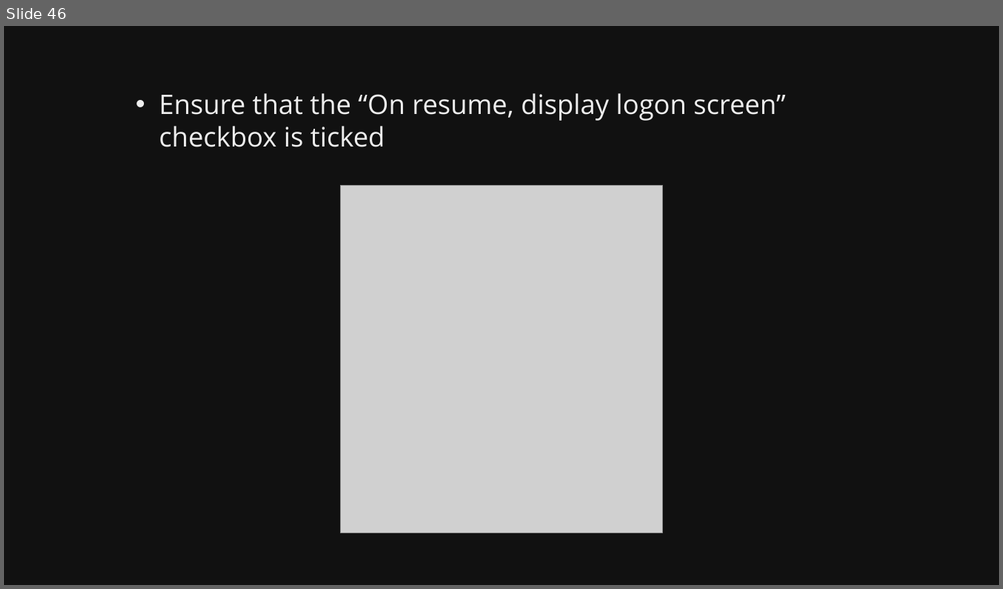
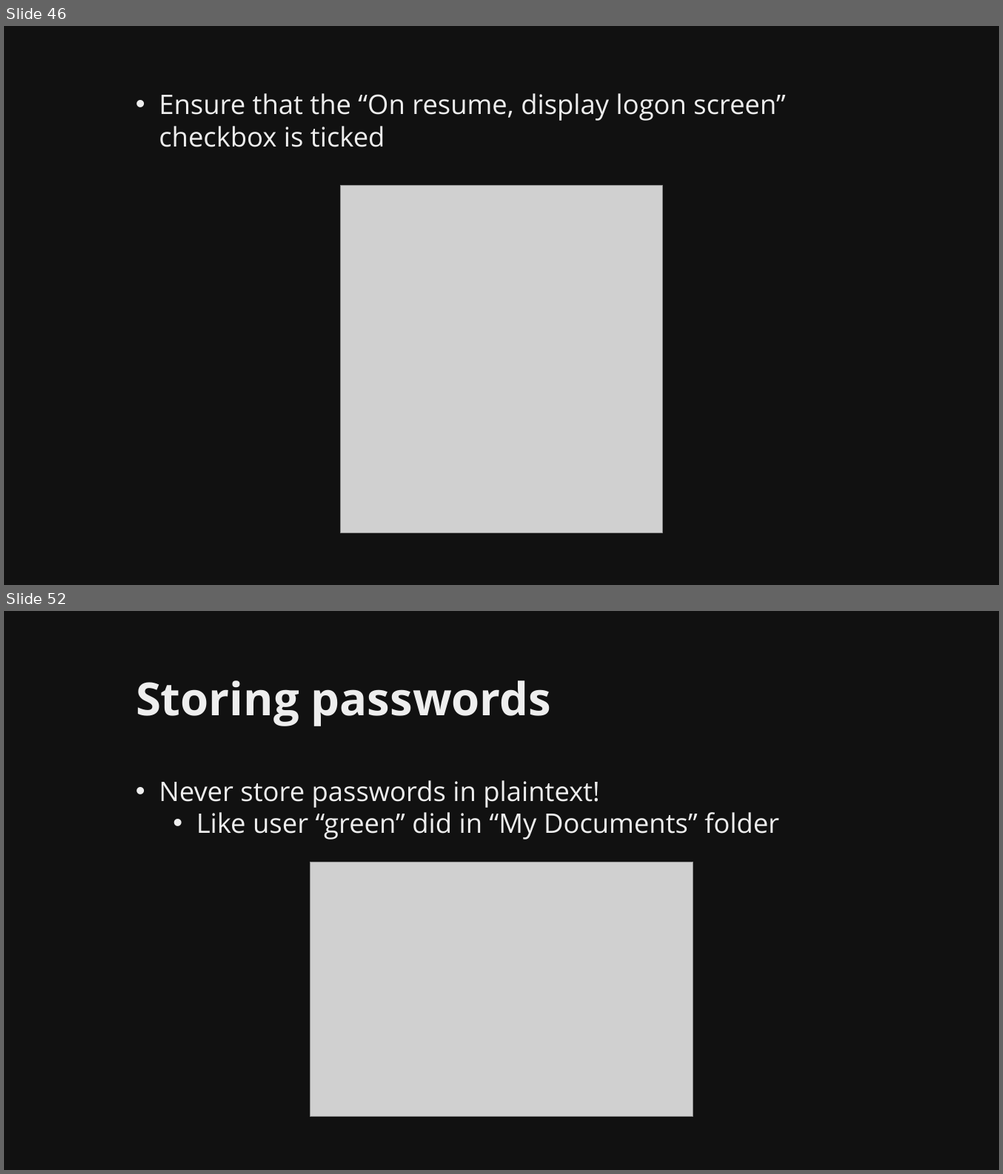
Before and after one commit to martymcflywa/ecu, a slide deck: year_1/sem_2/CSI1101_computer_security/0b_assignment_2_[22MAY15_0900]/dev/CSI1101_PONCE_A2_v01.pptx. Shown one above the other, each under a label of ours: slide 46 before the commit, slides 46 and 52 after it; the slides between them are not shown. The pictures are 1003x589 and 1003x1174 pixels, drawn with LibreOffice and Linux fonts; fonts in the diff are those of the drawing; grey boxes stand for pictures. Boxes give left, top, right and bottom in pixels: in the first picture for what was removed or moved away, otherwise in the second. Text is boxed around its words. In the diff, an @@ line names an element or a change of style, - is before the commit and + after.

Commit message:
CSI1101 A2: finished passwords, user privileges

```diff
--- a/year_1/sem_2/CSI1101_computer_security/0b_assignment_2_[22MAY15_0900]/dev/CSI1101_PONCE_A2_v01.pptx
+++ b/year_1/sem_2/CSI1101_computer_security/0b_assignment_2_[22MAY15_0900]/dev/CSI1101_PONCE_A2_v01.pptx
@@ slide 52 added at (x1=4, y1=611, x2=999, y2=1170), background #111111 @@
@@ title added at (x1=136, y1=681, x2=551, y2=726), 44 pt, text #EEEEEE, bold @@
+Storing passwords
@@ text added at (x1=159, y1=780, x2=779, y2=840), 26 pt, text #EEEEEE @@
+• Never store passwords in plaintext!
+  • Like user “green” did in “My Documents” folder
@@ picture added at (x1=310, y1=863, x2=694, y2=1118) @@
```
Also in this commit, not shown: 3 slides changed, 11 other slides added, 6 other files.
